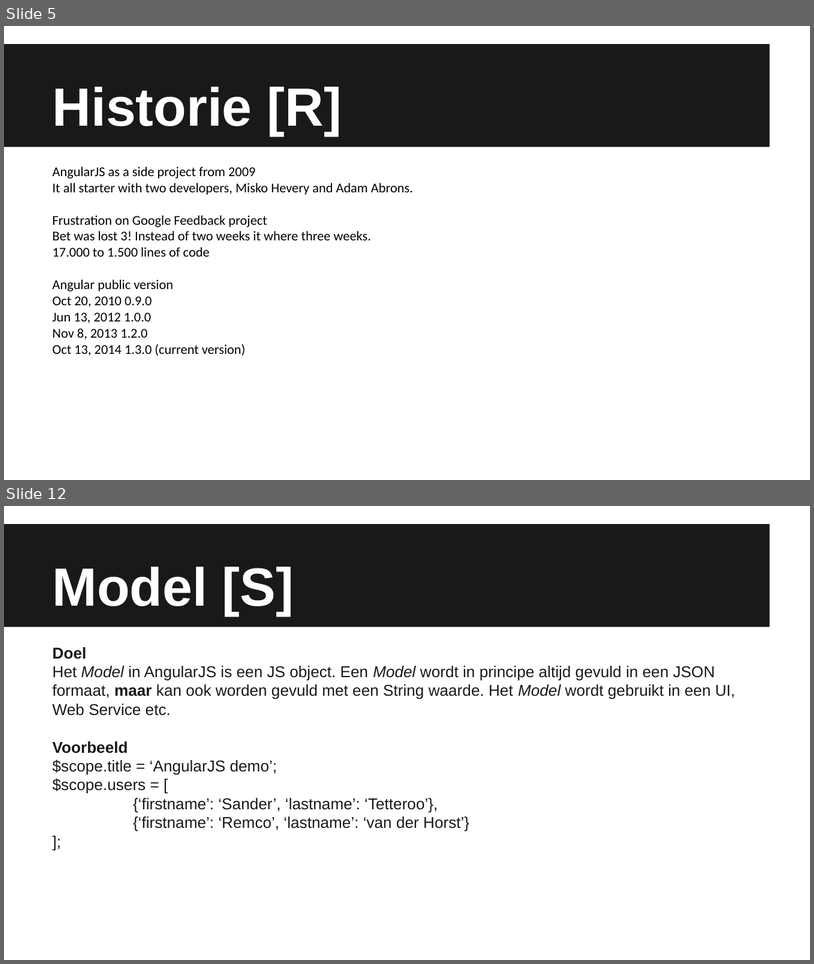
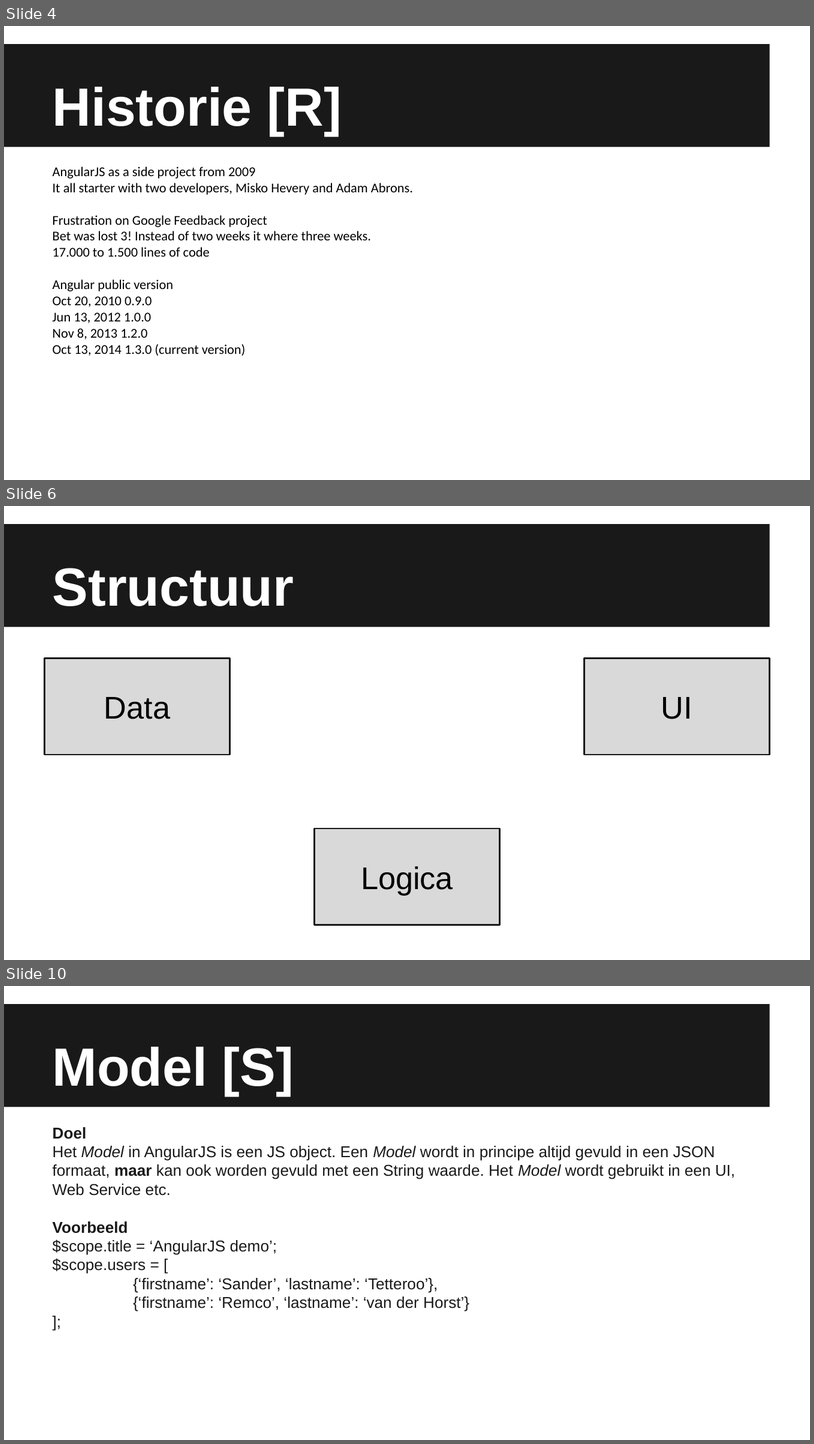
Before and after one commit to Sintelbom/kes-angular, a slide deck: src/main/webapp/KES AngularJS - 19112014.pptx. Shown one above the other, each under a label of ours: slides 5 and 12 before the commit, slides 4, 6 and 10 after it; the slides between them are not shown. The pictures are 814x964 and 814x1444 pixels, drawn with LibreOffice and Linux fonts; fonts in the diff are those of the drawing. Boxes give left, top, right and bottom in pixels: in the first picture for what was removed or moved away, otherwise in the second. Text is boxed around its words. In the diff, an @@ line names an element or a change of style, - is before the commit and + after.

```diff
--- a/src/main/webapp/KES AngularJS - 19112014.pptx
+++ b/src/main/webapp/KES AngularJS - 19112014.pptx
@@ slide 6 added at (x1=4, y1=506, x2=810, y2=960), background #FFFFFF; not listed: 1 template element that a slide beside it also shows @@
@@ title added at (x1=53, y1=568, x2=294, y2=606), 48 pt, text #FFFFFF, bold @@
+Structuur
@@ rectangle added at (x1=44, y1=658, x2=230, y2=755), fill #D9D9D9, outline #191919 1.5 pt, 28 pt, text #000000 @@
+Data
@@ rectangle added at (x1=585, y1=658, x2=770, y2=755), fill #D9D9D9, outline #191919 1.5 pt, 28 pt, text #000000 @@
+UI
@@ rectangle added at (x1=314, y1=829, x2=500, y2=925), fill #D9D9D9, outline #191919 1.5 pt, 28 pt, text #000000 @@
+Logica
@@ what was slide 5 is now slide 4 @@
@@ what was slide 12 is now slide 10 @@
```
Also in this commit, not shown: 10 slides changed, 2 other slides added, 3 slides removed.
